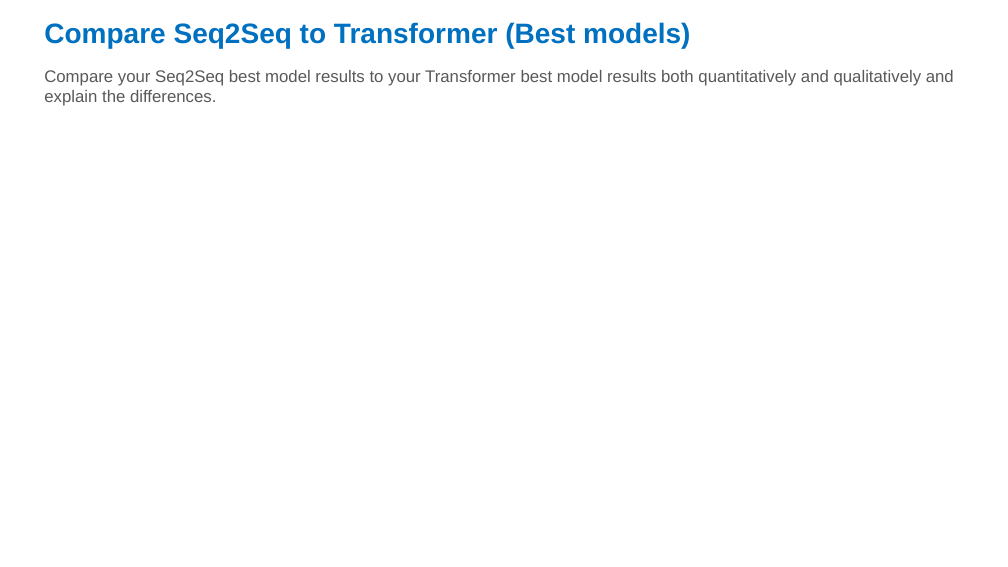
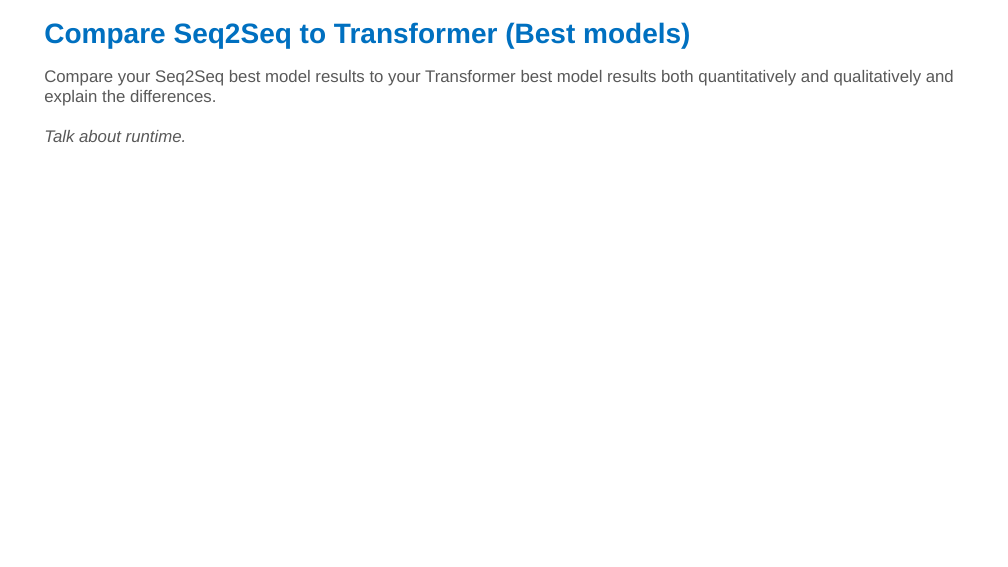
Before and after one commit to gonzaleznicolas/DL_A3, a slide deck: slide 15 of assignment3-nlp-template.pptx. Drawn at 1008x567 pixels with LibreOffice and Linux fonts; fonts in the diff are those of the drawing. Boxes give left, top, right and bottom in pixels: in the first picture for what was removed or moved away, otherwise in the second. Text is boxed around its words. In the diff, an @@ line names an element or a change of style, - is before the commit and + after.

```diff
--- a/assignment3-nlp-template.pptx
+++ b/assignment3-nlp-template.pptx
@@ text at [44,130,187,142]: paragraph added @@
+Talk about runtime.
```
Also in this commit, not shown: 6 other slides changed, 1 other file.
